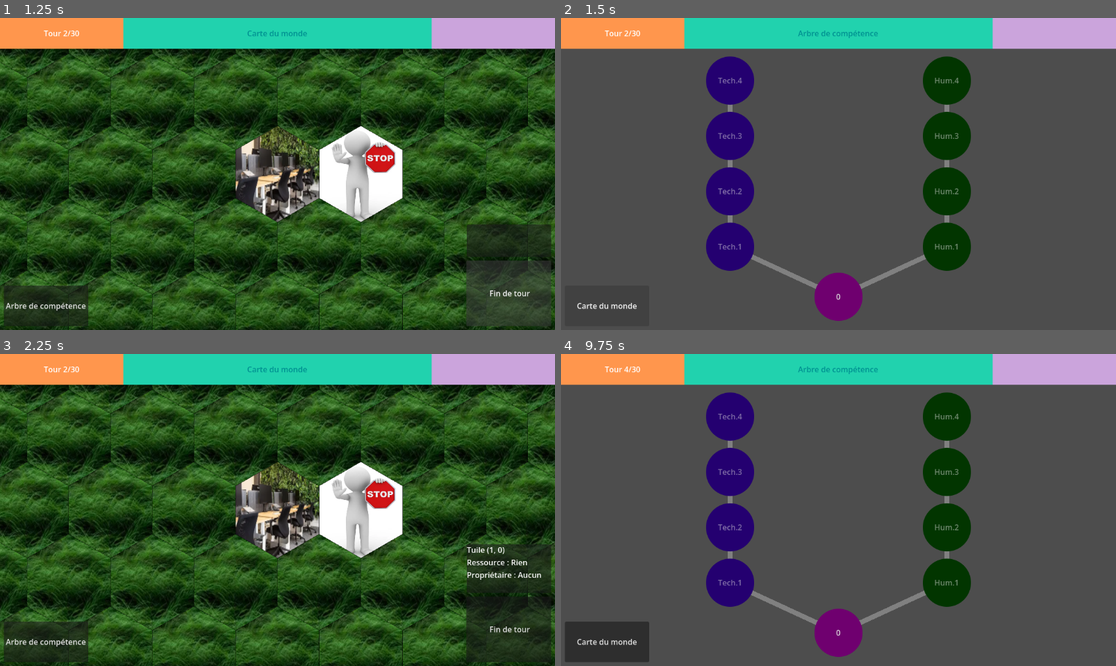
Above: before the commit, frames 1-4 (two rows, left to right).
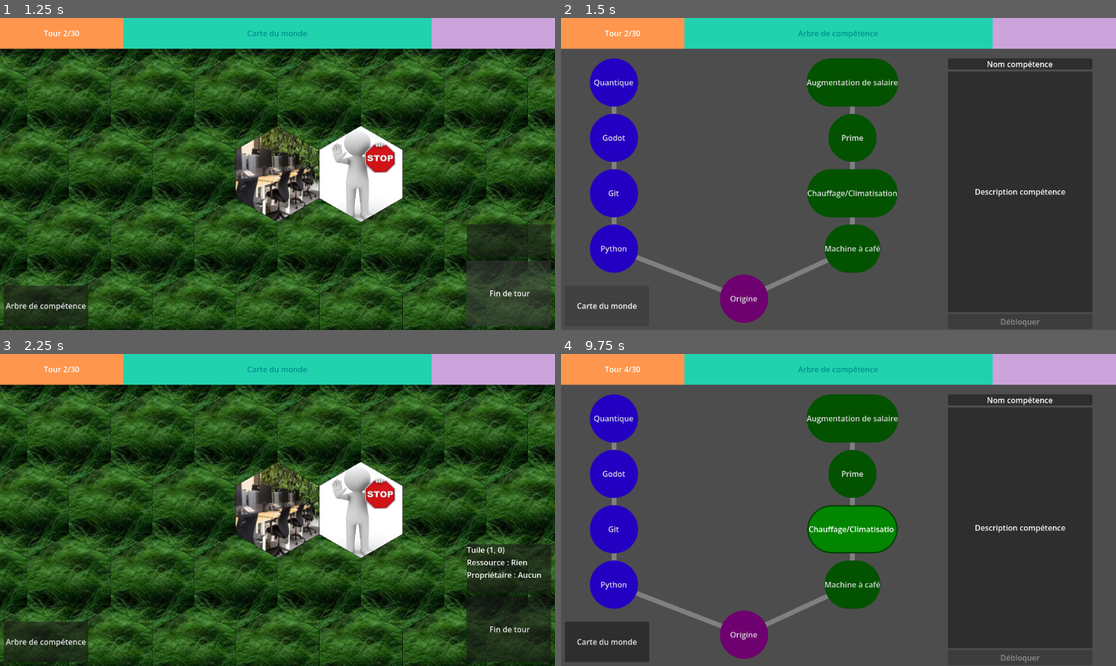
Above: after the commit, the same moments.

Repository: Shoshore/M2-Projet_Jeux_Serieux
Game: Godot game, scene res://Scenes/tile_map.tscn
Two runs of this game, one before a commit and one after it. Both use one fixed random seed, a clock stepped at 60 frames per second and the inputs below. The engine's default icon, where the game draws it, is replaced by a stand-in: a white triangle on a blue panel in a dark square.
Inputs (mouse positions are in pixels of both pictures, inside the frame that each line leads up to):
- Up to frame 1 (1.25 s): click "Fin de tour" at 0.5 s
- Up to frame 2 (1.5 s): click "Arbre de compétence" at 1.25 s
- Up to frame 3 (2.25 s): tap Enter at 2 s; move the mouse to (399, 494) at 2.02 s; click (399, 494) at 2.17 s
- Up to frame 4 (9.75 s): click "Fin de tour" at 2.75 s; click "Arbre de compétence" at 3.5 s; tap Space at 4.25, 7.25, 8.75 s; move the mouse to (727, 525) at 4.27 s; click (727, 525) at 4.42 s; click "Fin de tour" at 5 s; click "Arbre de compétence" at 5.75 s; tap Enter at 6.5, 8 s; move the mouse to (894, 441) at 6.52 s; click (894, 441) at 6.67 s; move the mouse to (810, 572) at 7.27 s; click (810, 572) at 7.42 s; move the mouse to (1005, 556) at 8.02 s; click (1005, 556) at 8.17 s; move the mouse to (672, 463) at 8.77 s; click (672, 463) at 8.92 s; move the mouse to (866, 510) at 9.52 s; click (866, 510) at 9.67 s

Frame 1 is identical in both runs. In frame 2, 42% of the frame differs, in the area x 5-96%, y 12-99%; in frame 3, nothing differs; in frame 4, 42%.

Commit message:
Updated skill tree

Diff:
--- a/Scenes/skillTree.tscn
+++ b/Scenes/skillTree.tscn
@@ -1,6 +1,16 @@
 [gd_scene format=3 uid="uid://u8f4qpy7vmam"]
 
-[ext_resource type="Script" uid="uid://d2a84rk7meb41" path="res://scripts/building/skillTree.gd" id="1_iv0no"]
+[ext_resource type="Script" uid="uid://d2a84rk7meb41" path="res://scripts/skillTree/skillTreeBehaviour.gd" id="1_iv0no"]
+[ext_resource type="Script" uid="uid://b6kvnnf5xrq8l" path="res://scripts/skillTree/skillButton.gd" id="2_rqqkb"]
+[ext_resource type="Resource" uid="uid://dx5l827mtaca2" path="res://data/og_skill.tres" id="3_ht7w8"]
+[ext_resource type="Resource" uid="uid://dipg0373qmx0" path="res://data/tech_4.tres" id="3_n3py1"]
+[ext_resource type="Resource" uid="uid://dabgal3n1a230" path="res://data/tech_3.tres" id="4_r7jmg"]
+[ext_resource type="Resource" uid="uid://frklswfdexjy" path="res://data/tech_2.tres" id="5_x83wx"]
+[ext_resource type="Resource" uid="uid://6kbmddxm0jae" path="res://data/tech_1.tres" id="6_qt401"]
+[ext_resource type="Resource" uid="uid://4i55ocxfhjo3" path="res://data/human_4.tres" id="7_k86jw"]
+[ext_resource type="Resource" uid="uid://ybwgokd8y4rs" path="res://data/human_3.tres" id="8_pp2iq"]
+[ext_resource type="Resource" uid="uid://0xd7ddf6xy7s" path="res://data/human_2.tres" id="9_ajvxf"]
+[ext_resource type="Resource" uid="uid://4rq6ej6sey2d" path="res://data/human_1.tres" id="10_tk232"]
 
 [sub_resource type="StyleBoxFlat" id="StyleBoxFlat_m3jsf"]
 bg_color = Color(0.14293295, 0, 0.7612819, 1)
@@ -16,7 +26,7 @@
 border_width_top = 3
 border_width_right = 3
 border_width_bottom = 3
-border_color = Color(1, 0, 0, 1)
+border_color = Color(0.057008706, 0.17780721, 0.44021654, 1)
 corner_radius_top_left = 50
 corner_radius_top_right = 50
 corner_radius_bottom_right = 50
@@ -38,6 +48,8 @@
 corner_radius_bottom_right = 50
 corner_radius_bottom_left = 50
 corner_detail = 20
+
+[sub_resource type="ButtonGroup" id="ButtonGroup_yt575"]
 
 [sub_resource type="StyleBoxFlat" id="StyleBoxFlat_cm6f6"]
 bg_color = Color(0.007843138, 0.32156864, 0, 1)
@@ -53,7 +65,7 @@
 border_width_top = 3
 border_width_right = 3
 border_width_bottom = 3
-border_color = Color(1, 0, 0, 1)
+border_color = Color(0.002605555, 0.25597242, 2.4065375e-08, 1)
 corner_radius_top_left = 50
 corner_radius_top_right = 50
 corner_radius_bottom_right = 50
@@ -90,7 +102,7 @@
 border_width_top = 3
 border_width_right = 3
 border_width_bottom = 3
-border_color = Color(1, 0, 0, 1)
+border_color = Color(0.284583, 0.12710652, 0.28470927, 1)
 corner_radius_top_left = 50
 corner_radius_top_right = 50
 corner_radius_bottom_right = 50
@@ -125,7 +137,7 @@
 [node name="HBoxContainerGlobal" type="HBoxContainer" parent="." unique_id=1311361869]
 layout_mode = 0
 offset_right = 550.0
-offset_bottom = 516.0
+offset_bottom = 549.0
 accessibility_region = true
 alignment = 1
 
@@ -150,15 +162,15 @@
 size_flags_horizontal = 4
 size_flags_vertical = 4
 offset_transform_enabled = true
-tooltip_text = "Compétence technique n°4
-THE GAME
-et bim dans la tronche"
 theme_override_styles/normal = SubResource("StyleBoxFlat_m3jsf")
 theme_override_styles/pressed = SubResource("StyleBoxFlat_iv0no")
 theme_override_styles/hover = SubResource("StyleBoxFlat_e7jyk")
 theme_override_styles/disabled = SubResource("StyleBoxFlat_vf415")
-disabled = true
+toggle_mode = true
+button_group = SubResource("ButtonGroup_yt575")
 text = "Tech.4"
+script = ExtResource("2_rqqkb")
+skill = ExtResource("3_n3py1")
 
 [node name="Button3" type="Button" parent="HBoxContainerGlobal/VBoxContainer/HBoxContainer/VBoxContainer" unique_id=653751283]
 custom_minimum_size = Vector2(100, 100)
@@ -166,13 +178,15 @@
 size_flags_horizontal = 4
 size_flags_vertical = 4
 offset_transform_enabled = true
-tooltip_text = "Compétence technique n°3"
 theme_override_styles/normal = SubResource("StyleBoxFlat_m3jsf")
 theme_override_styles/pressed = SubResource("StyleBoxFlat_iv0no")
 theme_override_styles/hover = SubResource("StyleBoxFlat_e7jyk")
 theme_override_styles/disabled = SubResource("StyleBoxFlat_vf415")
-disabled = true
+toggle_mode = true
+button_group = SubResource("ButtonGroup_yt575")
 text = "Tech.3"
+script = ExtResource("2_rqqkb")
+skill = ExtResource("4_r7jmg")
 
 [node name="Button2" type="Button" parent="HBoxContainerGlobal/VBoxContainer/HBoxContainer/VBoxContainer" unique_id=2137579777]
 custom_minimum_size = Vector2(100, 100)
@@ -180,13 +194,15 @@
 size_flags_horizontal = 4
 size_flags_vertical = 4
 offset_transform_enabled = true
-tooltip_text = "Compétence technique n°2"
 theme_override_styles/normal = SubResource("StyleBoxFlat_m3jsf")
 theme_override_styles/pressed = SubResource("StyleBoxFlat_iv0no")
 theme_override_styles/hover = SubResource("StyleBoxFlat_e7jyk")
 theme_override_styles/disabled = SubResource("StyleBoxFlat_vf415")
-disabled = true
+toggle_mode = true
+button_group = SubResource("ButtonGroup_yt575")
 text = "Tech.2"
+script = ExtResource("2_rqqkb")
+skill = ExtResource("5_x83wx")
 
 [node name="Button" type="Button" parent="HBoxContainerGlobal/VBoxContainer/HBoxContainer/VBoxContainer" unique_id=245534532]
 custom_minimum_size = Vector2(100, 100)
@@ -194,13 +210,15 @@
 size_flags_horizontal = 4
 size_flags_vertical = 4
 offset_transform_enabled = true
-tooltip_text = "Compétence technique n°1"
 theme_override_styles/normal = SubResource("StyleBoxFlat_m3jsf")
 theme_override_styles/pressed = SubResource("StyleBoxFlat_iv0no")
 theme_override_styles/hover = SubResource("StyleBoxFlat_e7jyk")
 theme_override_styles/disabled = SubResource("StyleBoxFlat_vf415")
-disabled = true
+toggle_mode = true
+button_group = SubResource("ButtonGroup_yt575")
 text = "Tech.1"
+script = ExtResource("2_rqqkb")
+skill = ExtResource("6_qt401")
 
 [node name="VBoxContainer2" type="VBoxContainer" parent="HBoxContainerGlobal/VBoxContainer/HBoxContainer" unique_id=2095181004]
 layout_mode = 2
@@ -213,13 +231,15 @@
 size_flags_horizontal = 4
 size_flags_vertical = 4
 offset_transform_enabled = true
-tooltip_text = "Compétence humaine n°4"
 theme_override_styles/normal = SubResource("StyleBoxFlat_cm6f6")
 theme_override_styles/pressed = SubResource("StyleBoxFlat_rss7w")
 theme_override_styles/hover = SubResource("StyleBoxFlat_06pa4")
 theme_override_styles/disabled = SubResource("StyleBoxFlat_h1blb")
-disabled = true
+toggle_mode = true
+button_group = SubResource("ButtonGroup_yt575")
 text = "Hum.4"
+script = ExtResource("2_rqqkb")
+skill = ExtResource("7_k86jw")
 
 [node name="Button3" type="Button" parent="HBoxContainerGlobal/VBoxContainer/HBoxContainer/VBoxContainer2" unique_id=794996747]
 custom_minimum_size = Vector2(100, 100)
@@ -227,13 +247,15 @@
 size_flags_horizontal = 4
 size_flags_vertical = 4
 offset_transform_enabled = true
-tooltip_text = "Compétence humaine n°3"
 theme_override_styles/normal = SubResource("StyleBoxFlat_cm6f6")
 theme_override_styles/pressed = SubResource("StyleBoxFlat_rss7w")
 theme_override_styles/hover = SubResource("StyleBoxFlat_06pa4")
 theme_override_styles/disabled = SubResource("StyleBoxFlat_h1blb")
-disabled = true
+toggle_mode = true
+button_group = SubResource("ButtonGroup_yt575")
 text = "Hum.3"
+script = ExtResource("2_rqqkb")
+skill = ExtResource("8_pp2iq")
 
 [node name="Button2" type="Button" parent="HBoxContainerGlobal/VBoxContainer/HBoxContainer/VBoxContainer2" unique_id=1540005356]
 custom_minimum_size = Vector2(100, 100)
@@ -241,13 +263,15 @@
 size_flags_horizontal = 4
 size_flags_vertical = 4
 offset_transform_enabled = true
-tooltip_text = "Compétence humaine n°2"
 theme_override_styles/normal = SubResource("StyleBoxFlat_cm6f6")
 theme_override_styles/pressed = SubResource("StyleBoxFlat_rss7w")
 theme_override_styles/hover = SubResource("StyleBoxFlat_06pa4")
 theme_override_styles/disabled = SubResource("StyleBoxFlat_h1blb")
-disabled = true
+toggle_mode = true
+button_group = SubResource("ButtonGroup_yt575")
 text = "Hum.2"
+script = ExtResource("2_rqqkb")
+skill = ExtResource("9_ajvxf")
 
 [node name="Button" type="Button" parent="HBoxContainerGlobal/VBoxContainer/HBoxContainer/VBoxContainer2" unique_id=1410334341]
 custom_minimum_size = Vector2(100, 100)
@@ -255,13 +279,15 @@
 size_flags_horizontal = 4
 size_flags_vertical = 4
 offset_transform_enabled = true
-tooltip_text = "Compétence humaine n°1"
 theme_override_styles/normal = SubResource("StyleBoxFlat_cm6f6")
 theme_override_styles/pressed = SubResource("StyleBoxFlat_rss7w")
 theme_override_styles/hover = SubResource("StyleBoxFlat_06pa4")
 theme_override_styles/disabled = SubResource("StyleBoxFlat_h1blb")
-disabled = true
+toggle_mode = true
+button_group = SubResource("ButtonGroup_yt575")
 text = "Hum.1"
+script = ExtResource("2_rqqkb")
+skill = ExtResource("10_tk232")
 
 [node name="HBoxContainer2" type="HBoxContainer" parent="HBoxContainerGlobal/VBoxContainer" unique_id=1248781903]
 layout_mode = 2
@@ -273,21 +299,62 @@
 size_flags_horizontal = 4
 size_flags_vertical = 4
 offset_transform_enabled = true
-tooltip_text = "Compétence initiale
-Et là on peut mettre plein de texte
-Oulala comment c'est génial"
 theme_override_styles/normal = SubResource("StyleBoxFlat_qij4h")
 theme_override_styles/pressed = SubResource("StyleBoxFlat_kwp53")
 theme_override_styles/hover = SubResource("StyleBoxFlat_okebk")
 theme_override_styles/disabled = SubResource("StyleBoxFlat_d8xyf")
+toggle_mode = true
+button_group = SubResource("ButtonGroup_yt575")
 text = "0"
-
-[connection signal="pressed" from="HBoxContainerGlobal/VBoxContainer/HBoxContainer/VBoxContainer/Button4" to="." method="_on_button_tech4_pressed"]
-[connection signal="pressed" from="HBoxContainerGlobal/VBoxContainer/HBoxContainer/VBoxContainer/Button3" to="." method="_on_button_tech3_pressed"]
-[connection signal="pressed" from="HBoxContainerGlobal/VBoxContainer/HBoxContainer/VBoxContainer/Button2" to="." method="_on_button_tech2_pressed"]
-[connection signal="pressed" from="HBoxContainerGlobal/VBoxContainer/HBoxContainer/VBoxContainer/Button" to="." method="_on_button_tech1_pressed"]
-[connection signal="pressed" from="HBoxContainerGlobal/VBoxContainer/HBoxContainer/VBoxContainer2/Button4" to="." method="_on_button_human4_pressed"]
-[connection signal="pressed" from="HBoxContainerGlobal/VBoxContainer/HBoxContainer/VBoxContainer2/Button3" to="." method="_on_button_human3_pressed"]
-[connection signal="pressed" from="HBoxContainerGlobal/VBoxContainer/HBoxContainer/VBoxContainer2/Button2" to="." method="_on_button_human2_pressed"]
-[connection signal="pressed" from="HBoxContainerGlobal/VBoxContainer/HBoxContainer/VBoxContainer2/Button" to="." method="_on_button_human1_pressed"]
-[connection signal="pressed" from="HBoxContainerGlobal/VBoxContainer/HBoxContainer2/ButtonOrigin" to="." method="_on_button_origin_pressed"]
+script = ExtResource("2_rqqkb")
+skill = ExtResource("3_ht7w8")
+
+[node name="ControlSkillInfos" type="Control" parent="." unique_id=1393273150]
+anchors_preset = 0
+offset_left = 743.0
+offset_right = 1043.0
+offset_bottom = 562.0
+
+[node name="VBoxContainer" type="VBoxContainer" parent="ControlSkillInfos" unique_id=2124954942]
+layout_mode = 0
+offset_right = 40.0
+offset_bottom = 40.0
+
+[node name="PanelContainer" type="PanelContainer" parent="ControlSkillInfos/VBoxContainer" unique_id=1841796585]
+layout_mode = 2
+
+[node name="SkillName" type="Label" parent="ControlSkillInfos/VBoxContainer/PanelContainer" unique_id=1339386443]
+custom_minimum_size = Vector2(300, 0)
+custom_maximum_size = Vector2(300, -1)
+layout_mode = 2
+text = "Nom compétence"
+horizontal_alignment = 1
+autowrap_mode = 3
+
+[node name="PanelContainer2" type="PanelContainer" parent="ControlSkillInfos/VBoxContainer" unique_id=539781116]
+custom_minimum_size = Vector2(300, 500)
+custom_maximum_size = Vector2(300, 500)
+layout_mode = 2
+
+[node name="SkillDescription" type="Label" parent="ControlSkillInfos/VBoxContainer/PanelContainer2" unique_id=270398573]
+layout_mode = 2
+text = "Description compétence"
+horizontal_alignment = 1
+autowrap_mode = 3
+max_lines_visible = 15
+
+[node name="UnlockButton" type="Button" parent="ControlSkillInfos/VBoxContainer" unique_id=1040100931]
+layout_mode = 2
+disabled = true
+text = "Débloquer"
+
+[connection signal="toggled" from="HBoxContainerGlobal/VBoxContainer/HBoxContainer/VBoxContainer/Button4" to="." method="_on_button_tech4_toggled"]
+[connection signal="toggled" from="HBoxContainerGlobal/VBoxContainer/HBoxContainer/VBoxContainer/Button3" to="." method="_on_button_tech3_toggled"]
+[connection signal="toggled" from="HBoxContainerGlobal/VBoxContainer/HBoxContainer/VBoxContainer/Button2" to="." method="_on_button_tech2_toggled"]
+[connection signal="toggled" from="HBoxContainerGlobal/VBoxContainer/HBoxContainer/VBoxContainer/Button" to="." method="_on_button_tech1_toggled"]
+[connection signal="toggled" from="HBoxContainerGlobal/VBoxContainer/HBoxContainer/VBoxContainer2/Button4" to="." method="_on_button_human4_toggled"]
+[connection signal="toggled" from="HBoxContainerGlobal/VBoxContainer/HBoxContainer/VBoxContainer2/Button3" to="." method="_on_button_human3_toggled"]
+[connection signal="toggled" from="HBoxContainerGlobal/VBoxContainer/HBoxContainer/VBoxContainer2/Button2" to="." method="_on_button_human2_toggled"]
+[connection signal="toggled" from="HBoxContainerGlobal/VBoxContainer/HBoxContainer/VBoxContainer2/Button" to="." method="_on_button_human1_toggled"]
+[connection signal="toggled" from="HBoxContainerGlobal/VBoxContainer/HBoxContainer2/ButtonOrigin" to="." method="_on_button_origin_toggled"]
+[connection signal="pressed" from="ControlSkillInfos/VBoxContainer/UnlockButton" to="." method="_on_unlock_button_pressed"]
--- a/Scenes/tile_map.tscn
+++ b/Scenes/tile_map.tscn
@@ -76,24 +76,24 @@
 stream = ExtResource("6_6mpdi")
 volume_db = 12.0
 
+[node name="SkillTree" parent="HUD" unique_id=2043676651 instance=ExtResource("3_xsk5a")]
+visible = false
+anchors_preset = 5
+anchor_left = 0.5
+anchor_right = 0.5
+anchor_bottom = 0.0
+offset_left = -516.0
+offset_top = 84.0
+offset_right = -516.0
+offset_bottom = 84.0
+grow_vertical = 1
+
 [node name="TreeButton" type="Button" parent="HUD" unique_id=451374236]
 offset_left = 8.0
 offset_top = 556.0
 offset_right = 183.0
 offset_bottom = 640.0
 text = "Arbre de compétence"
-
-[node name="SkillTree" parent="HUD" unique_id=2043676651 instance=ExtResource("3_xsk5a")]
-visible = false
-anchors_preset = 5
-anchor_left = 0.5
-anchor_right = 0.5
-anchor_bottom = 0.0
-offset_left = -275.5
-offset_top = 80.0
-offset_right = 275.5
-offset_bottom = 80.0
-grow_vertical = 1
 
 [node name="input_manager" type="Node2D" parent="." unique_id=951359079]
 script = ExtResource("7_xsk5a")
--- a/project.godot
+++ b/project.godot
@@ -22,3 +22,4 @@
 [autoload]
 
 Global="*uid://bs133ypi5cfrj"
+SkillsDB="*uid://bx5mbvi8y6hue"
